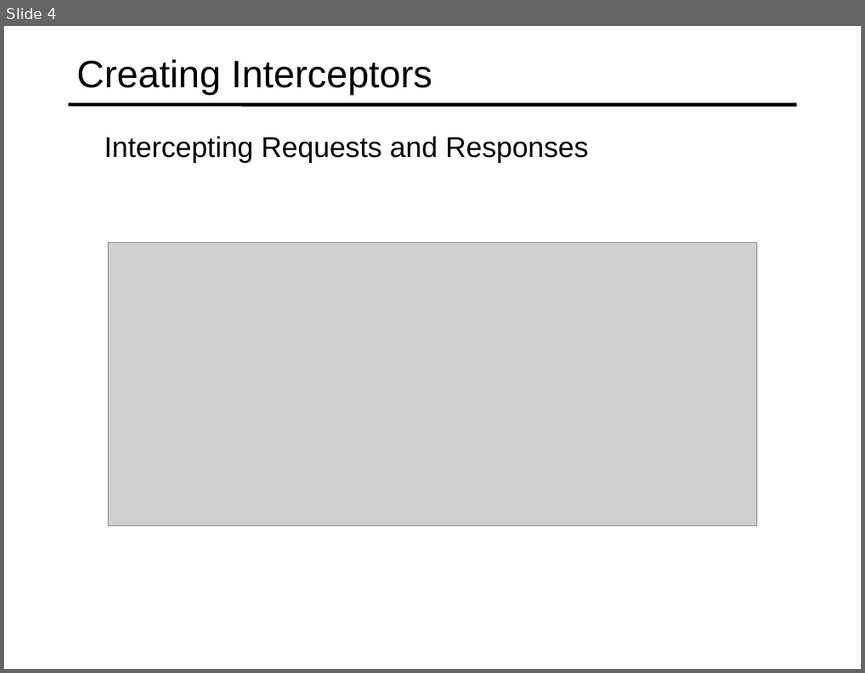
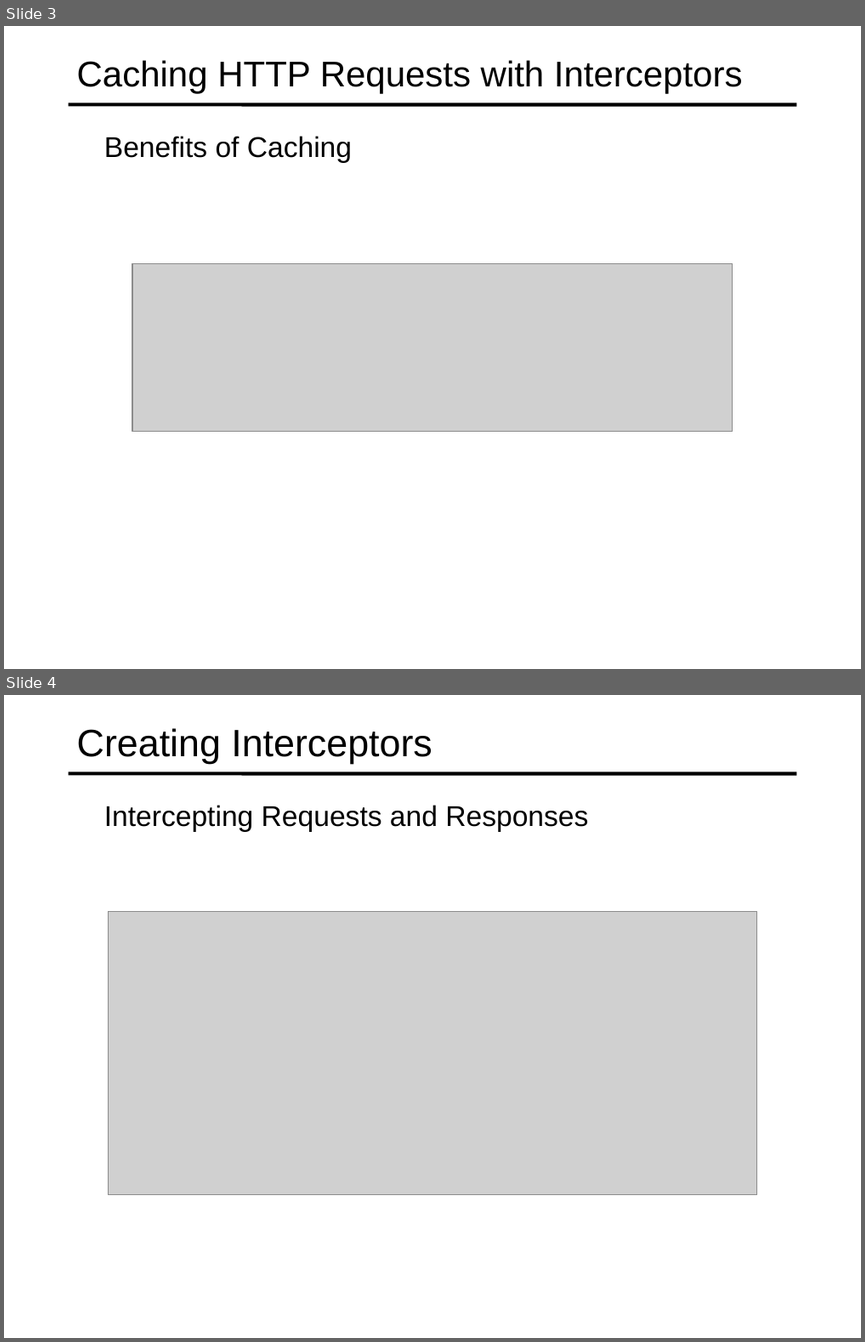
Before and after one commit to specter01wj/Jago_Link_Training, a slide deck: Angular/Angular12/Deep Dive/Angular HTTP Communication/4_Caching_HTTP_Requests_with_Interceptors/L4_Caching_HTTP_Requests_with_Interceptors.ppt. Shown one above the other, each under a label of ours: slide 4 before the commit, slides 3 and 4 after it. The pictures are 865x673 and 865x1342 pixels, drawn with LibreOffice and Linux fonts; fonts in the diff are those of the drawing; grey boxes stand for pictures. Boxes give left, top, right and bottom in pixels: in the first picture for what was removed or moved away, otherwise in the second. Text is boxed around its words. In the diff, an @@ line names an element or a change of style, - is before the commit and + after.

```diff
--- a/Angular/Angular12/Deep Dive/Angular HTTP Communication/4_Caching_HTTP_Requests_with_Interceptors/L4_Caching_HTTP_Requests_with_Interceptors.ppt
+++ b/Angular/Angular12/Deep Dive/Angular HTTP Communication/4_Caching_HTTP_Requests_with_Interceptors/L4_Caching_HTTP_Requests_with_Interceptors.ppt
@@ slide 3 added at (x1=4, y1=26, x2=861, y2=669), background #FFFFFF; not listed: 1 template element that a slide beside it also shows @@
@@ title added at (x1=77, y1=60, x2=743, y2=93), 30 pt, text #000000 @@
+Caching HTTP Requests with Interceptors
@@ text added at (x1=104, y1=136, x2=352, y2=163), 24 pt, text #000000 @@
+  Benefits of Caching
@@ picture added at (x1=132, y1=263, x2=732, y2=431) @@
```
Also in this commit, not shown: 2 slides changed, 1 slide removed.
